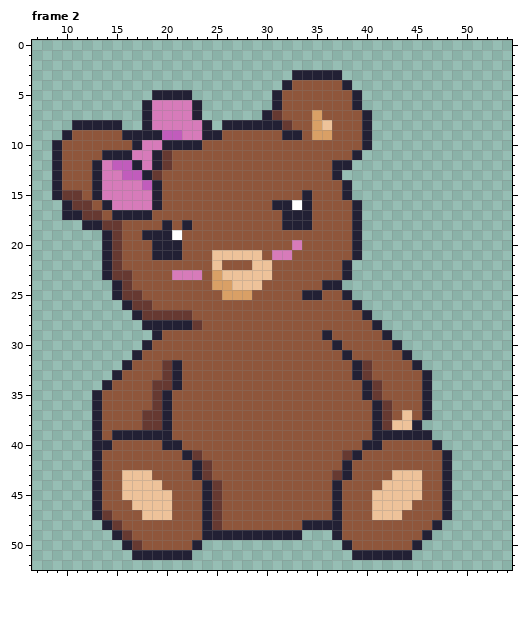
Pixel-art file -- aseprite_files/teddybear_girl.ase. This is how it looked before the edit.
64x64 pixels, 6 frames. Shown: frame 2: x 7..54, y 0..52. The commit also changed other frames, which this record leaves out.
Now the later version:
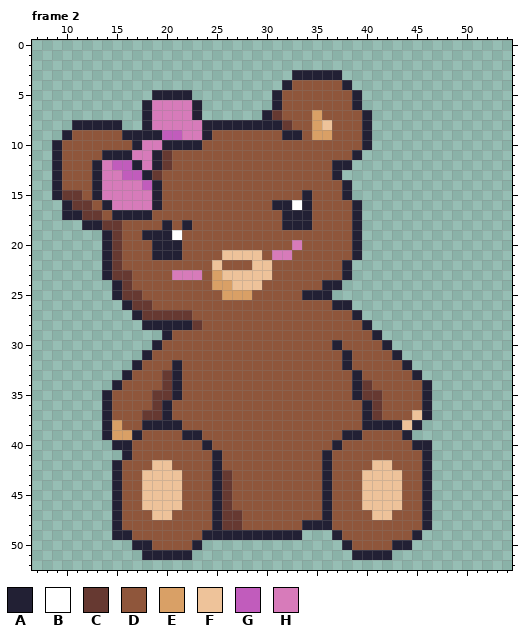
Palette (. is transparent): A #222034  B #ffffff  C #663931  D #8f563b  E #d9a066  F #eec39a  G #c15cbc  H #d77bba
Author's note on the commit: extended dance animation for female bear doubled animation frames so that the feet move slower
Changes in this commit:
Changed rows in their new state; - is an unchanged pixel.
Frame 2:
first column x 25:
 8 A
 9 D
first column x 25:
21 D
first column x 13:
25 -----------------------A..----------
26 ------------------------AA.---------
27 --------------------------A.--------
28 ---------------------------A.-------
29 ------.A---------------D----A.------
30 -----.A----------------------A.-----
31 ----.A------------------------A.----
32 ---.A--D-----------------ADD---A.---
33 --.A-----------------------D----A.--
34 -.A---D-------------------ACD-------
35 .A-----CA-----------------AC--------
36 .A-------------------------ACD------
37 .A-------------------------ACD-DF---
38 .AE--AA-A------------------A-AA-----
39 .AEE-DDD-AA--------------AA-DDD-..--
40 ..AA---DD--A------------A--DD---AA.-
41 ...A-----DD-A----------A-DD------A..
42 ..A---FF--DDA----------A-D--FF---A..
43 ..ADD-FFF-DDAC---------ADD-FFF-DDA..
44 ..ADD--FF--DAC---------AD--FF--DDA..
45 ..ADD---F--DAC---------AD--F---DDA..
46 ..A-D---F--DAC---------AD--F---D-A..
47 ..A--D-----DACC--------AD-----D--A..
48 -.A--------DACC---------D--------A.-
49 ---A----------------------------A.--
50 ---.AA------------------------AA.---
51 ----.-------------------------..----
Where, in picture pixels (left, top, right, bottom), the same in both pictures:
changed: (212, 120, 222, 140)
changed: (212, 250, 222, 260)
changed: (322, 290, 452, 560)
changed: (92, 330, 242, 560)
